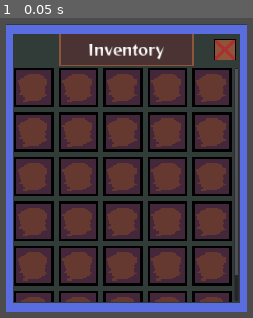
Above: before the commit, frame 1.
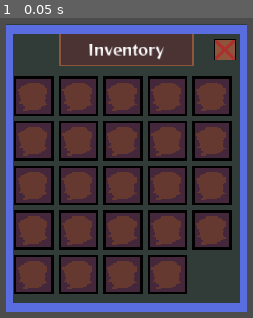
Above: after the commit, the same moment.

Repository: gonzalojs/godot_tutorials
Game: Godot game, scene res://characterpanel/scenes/UI/Inventory.tscn
Same seed, same stepped clock (60 frames per second), same inputs: the game is played once before the commit and once after it. This scene is started directly instead of the project's main scene.
Inputs:
- Up to frame 1 (0.05 s): no input

The runs differ from the first frame. In frame 1, 26% of the frame differs, in the area x 5-95%, y 16-95%.

Commit message:
singletones

Diff:
--- /dev/null
+++ b/Data/ItemData - Sheet1.json
@@ -0,0 +1,122 @@
+{
+  "10001": {
+    "Name": "Old Sword",
+    "Category": "Weapon",
+    "Type": "Sword",
+    "EquipmentSlot": "MainHand",
+    "Attack": 20,
+    "Defense": null,
+    "Block": null,
+    "PotionHealth": null,
+    "PotionMana": null,
+    "FoodSatiation": null
+  },
+  "10002": {
+    "Name": "Common Sword",
+    "Category": "Weapon",
+    "Type": "Sword",
+    "EquipmentSlot": "MainHand",
+    "Attack": 60,
+    "Defense": null,
+    "Block": null,
+    "PotionHealth": null,
+    "PotionMana": null,
+    "FoodSatiation": null
+  },
+  "10003": {
+    "Name": "Epic Sword",
+    "Category": "Weapon",
+    "Type": "Sword",
+    "EquipmentSlot": "MainHand",
+    "Attack": 450,
+    "Defense": null,
+    "Block": null,
+    "PotionHealth": null,
+    "PotionMana": null,
+    "FoodSatiation": null
+  },
+  "10004": {
+    "Name": "Axe",
+    "Category": "Weapon",
+    "Type": "Axe",
+    "EquipmentSlot": "MainHand",
+    "Attack": 150,
+    "Defense": null,
+    "Block": null,
+    "PotionHealth": null,
+    "PotionMana": null,
+    "FoodSatiation": null
+  },
+  "10005": {
+    "Name": "Shield",
+    "Category": "Shield",
+    "Type": "Shield",
+    "EquipmentSlot": "OffHand",
+    "Attack": null,
+    "Defense": 100,
+    "Block": 25,
+    "PotionHealth": null,
+    "PotionMana": null,
+    "FoodSatiation": null
+  },
+  "10006": {
+    "Name": "Lesser Health Potion",
+    "Category": "Potion",
+    "Type": "HealthPotion",
+    "EquipmentSlot": null,
+    "Attack": null,
+    "Defense": null,
+    "Block": null,
+    "PotionHealth": 250,
+    "PotionMana": null,
+    "FoodSatiation": null
+  },
+  "10007": {
+    "Name": "Mana Potion",
+    "Category": "Potion",
+    "Type": "ManaPotion",
+    "EquipmentSlot": null,
+    "Attack": null,
+    "Defense": null,
+    "Block": null,
+    "PotionHealth": null,
+    "PotionMana": 500,
+    "FoodSatiation": null
+  },
+  "10008": {
+    "Name": "Loaf of Bread",
+    "Category": "Food",
+    "Type": "Food",
+    "EquipmentSlot": null,
+    "Attack": null,
+    "Defense": null,
+    "Block": null,
+    "PotionHealth": null,
+    "PotionMana": null,
+    "FoodSatiation": 68
+  },
+  "10009": {
+    "Name": "Steel Helmet",
+    "Category": "Armor",
+    "Type": "Helmet",
+    "EquipmentSlot": "Head",
+    "Attack": null,
+    "Defense": 80,
+    "Block": null,
+    "PotionHealth": null,
+    "PotionMana": null,
+    "FoodSatiation": null
+  },
+  "10010": {
+    "Name": "Steel Armor",
+    "Category": "Armor",
+    "Type": "Armor",
+    "EquipmentSlot": "Chest",
+    "Attack": null,
+    "Defense": 260,
+    "Block": null,
+    "PotionHealth": null,
+    "PotionMana": null,
+    "FoodSatiation": null
+  }
+}
--- /dev/null
+++ b/Data/inv_data_file.json
@@ -0,0 +1,86 @@
+{
+	"Inv1": {
+		"Item": 10001
+	},
+	"Inv2": {
+		"Item": 10009
+	},
+	"Inv3": {
+		"Item": 10010
+	},
+	"Inv4": {
+		"Item": 10004
+	},
+	"Inv5": {
+		"Item": 10003
+	},
+	"Inv6": {
+		"Item": 10006
+	},
+	"Inv7": {
+		"Item": 10002
+	},
+	"Inv8": {
+		"Item": 10007
+	},
+	"Inv9": {
+		"Item": 10008
+	},
+	"Inv10": {
+		"Item": null
+	},
+	"Inv11": {
+		"Item": null
+	},
+	"Inv12": {
+		"Item": null
+	},
+	"Inv13": {
+		"Item": null
+	},
+	"Inv14": {
+		"Item": null
+	},
+	"Inv15": {
+		"Item": null
+	},
+	"Inv16": {
+		"Item": null
+	},
+	"Inv17": {
+		"Item": null
+	},
+	"Inv18": {
+		"Item": null
+	},
+	"Inv19": {
+		"Item": null
+	},
+	"Inv20": {
+		"Item": null
+	},
+	"Inv21": {
+		"Item": null
+	},
+	"Inv22": {
+		"Item": null
+	},
+	"Inv23": {
+		"Item": null
+	},
+	"Inv24": {
+		"Item": null
+	},
+	"Inv25": {
+		"Item": null
+	},
+	"Inv26": {
+		"Item": null
+	},
+	"Inv27": {
+		"Item": null
+	},
+	"Inv28": {
+		"Item": null
+	}
+}
--- /dev/null
+++ b/Singletones/GameData.gd
@@ -0,0 +1,11 @@
+extends Node
+
+
+var item_data = {}
+
+func _ready() -> void:
+	var item_data_file = File.new()
+	item_data_file.open("res://Data/ItemData - Sheet1", File.READ)
+	var item_data_json = JSON.parse(item_data_file.get_as_text())
+	item_data_file.close()
+	item_data = item_data_json.result
--- /dev/null
+++ b/Singletones/PlayerData.gd
@@ -0,0 +1,12 @@
+extends Node
+
+
+
+var inv_data = {}
+
+func _ready() -> void:
+	var inv_data_file = File.new()
+	inv_data_file.open("res://Data/inv_data.json", File.READ)
+	var inv_data_json = JSON.parse(inv_data_file.get_as_text())
+	inv_data_file.close()
+	inv_data = inv_data_json.result
--- /dev/null
+++ b/characterpanel/scenes/UI/Inventory.gd
@@ -0,0 +1,16 @@
+extends Control
+
+
+# Declare member variables here. Examples:
+# var a: int = 2
+# var b: String = "text"
+
+
+# Called when the node enters the scene tree for the first time.
+func _ready() -> void:
+	pass # Replace with function body.
+
+
+# Called every frame. 'delta' is the elapsed time since the previous frame.
+#func _process(delta: float) -> void:
+#	pass
--- a/characterpanel/scenes/UI/Inventory.tscn
+++ b/characterpanel/scenes/UI/Inventory.tscn
@@ -43,6 +43,7 @@
 margin_top = 20.0
 margin_right = 560.0
 margin_bottom = 665.0
+custom_constants/separation = 25
 
 [node name="Header" type="HBoxContainer" parent="Background/M/V"]
 margin_right = 540.0
@@ -95,14 +96,14 @@
 }
 
 [node name="ScrollContainer" type="ScrollContainer" parent="Background/M/V"]
-margin_top = 84.0
+margin_top = 105.0
 margin_right = 540.0
 margin_bottom = 645.0
 size_flags_vertical = 3
 
 [node name="GridContainer" type="GridContainer" parent="Background/M/V/ScrollContainer"]
-margin_right = 528.0
-margin_bottom = 630.0
+margin_right = 540.0
+margin_bottom = 540.0
 size_flags_horizontal = 3
 size_flags_vertical = 3
 custom_constants/vseparation = 12
@@ -579,125 +580,6 @@
 "_edit_use_anchors_": false
 }
 
-[node name="Inv25" type="TextureRect" parent="Background/M/V/ScrollContainer/GridContainer"]
-margin_left = 428.0
-margin_top = 428.0
-margin_right = 523.0
-margin_bottom = 523.0
-rect_min_size = Vector2( 95, 95 )
-texture = ExtResource( 7 )
-expand = true
-
-[node name="Icon" type="TextureRect" parent="Background/M/V/ScrollContainer/GridContainer/Inv25"]
-anchor_right = 1.0
-anchor_bottom = 1.0
-margin_left = 4.0
-margin_top = 4.0
-margin_right = -4.0
-margin_bottom = -4.0
-__meta__ = {
-"_edit_use_anchors_": false
-}
-
-[node name="Inv26" type="TextureRect" parent="Background/M/V/ScrollContainer/GridContainer"]
-margin_top = 535.0
-margin_right = 95.0
-margin_bottom = 630.0
-rect_min_size = Vector2( 95, 95 )
-texture = ExtResource( 7 )
-expand = true
-
-[node name="Icon" type="TextureRect" parent="Background/M/V/ScrollContainer/GridContainer/Inv26"]
-anchor_right = 1.0
-anchor_bottom = 1.0
-margin_left = 4.0
-margin_top = 4.0
-margin_right = -4.0
-margin_bottom = -4.0
-__meta__ = {
-"_edit_use_anchors_": false
-}
-
-[node name="Inv27" type="TextureRect" parent="Background/M/V/ScrollContainer/GridContainer"]
-margin_left = 107.0
-margin_top = 535.0
-margin_right = 202.0
-margin_bottom = 630.0
-rect_min_size = Vector2( 95, 95 )
-texture = ExtResource( 7 )
-expand = true
-
-[node name="Icon" type="TextureRect" parent="Background/M/V/ScrollContainer/GridContainer/Inv27"]
-anchor_right = 1.0
-anchor_bottom = 1.0
-margin_left = 4.0
-margin_top = 4.0
-margin_right = -4.0
-margin_bottom = -4.0
-__meta__ = {
-"_edit_use_anchors_": false
-}
-
-[node name="Inv28" type="TextureRect" parent="Background/M/V/ScrollContainer/GridContainer"]
-margin_left = 214.0
-margin_top = 535.0
-margin_right = 309.0
-margin_bottom = 630.0
-rect_min_size = Vector2( 95, 95 )
-texture = ExtResource( 7 )
-expand = true
-
-[node name="Icon" type="TextureRect" parent="Background/M/V/ScrollContainer/GridContainer/Inv28"]
-anchor_right = 1.0
-anchor_bottom = 1.0
-margin_left = 4.0
-margin_top = 4.0
-margin_right = -4.0
-margin_bottom = -4.0
-__meta__ = {
-"_edit_use_anchors_": false
-}
-
-[node name="Inv29" type="TextureRect" parent="Background/M/V/ScrollContainer/GridContainer"]
-margin_left = 321.0
-margin_top = 535.0
-margin_right = 416.0
-margin_bottom = 630.0
-rect_min_size = Vector2( 95, 95 )
-texture = ExtResource( 7 )
-expand = true
-
-[node name="Icon" type="TextureRect" parent="Background/M/V/ScrollContainer/GridContainer/Inv29"]
-anchor_right = 1.0
-anchor_bottom = 1.0
-margin_left = 4.0
-margin_top = 4.0
-margin_right = -4.0
-margin_bottom = -4.0
-__meta__ = {
-"_edit_use_anchors_": false
-}
-
-[node name="Inv30" type="TextureRect" parent="Background/M/V/ScrollContainer/GridContainer"]
-margin_left = 428.0
-margin_top = 535.0
-margin_right = 523.0
-margin_bottom = 630.0
-rect_min_size = Vector2( 95, 95 )
-texture = ExtResource( 7 )
-expand = true
-
-[node name="Icon" type="TextureRect" parent="Background/M/V/ScrollContainer/GridContainer/Inv30"]
-anchor_right = 1.0
-anchor_bottom = 1.0
-margin_left = 4.0
-margin_top = 4.0
-margin_right = -4.0
-margin_bottom = -4.0
-__meta__ = {
-"_edit_use_anchors_": false
-}
-
 [node name="Foreground" type="NinePatchRect" parent="."]
 anchor_right = 1.0
 anchor_bottom = 1.0
--- /dev/null
+++ b/characterpanel/scenes/UI/InventorySlot/Inv1.tscn
@@ -0,0 +1,21 @@
+[gd_scene load_steps=2 format=2]
+
+[ext_resource path="res://assets/inv_frame_bg.png" type="Texture" id=1]
+
+[node name="Inv1" type="TextureRect"]
+margin_right = 95.0
+margin_bottom = 95.0
+rect_min_size = Vector2( 95, 95 )
+texture = ExtResource( 1 )
+expand = true
+
+[node name="Icon" type="TextureRect" parent="."]
+anchor_right = 1.0
+anchor_bottom = 1.0
+margin_left = 4.0
+margin_top = 4.0
+margin_right = -4.0
+margin_bottom = -4.0
+__meta__ = {
+"_edit_use_anchors_": false
+}
--- a/project.godot
+++ b/project.godot
@@ -19,6 +19,11 @@
 run/main_scene="res://characterpanel/scenes/SceneHandler.tscn"
 config/icon="res://icon.png"
 
+[autoload]
+
+GameData="*res://Singletones/GameData.gd"
+PlayerData="*res://Singletones/PlayerData.gd"
+
 [display]
 
 window/size/width=1920
